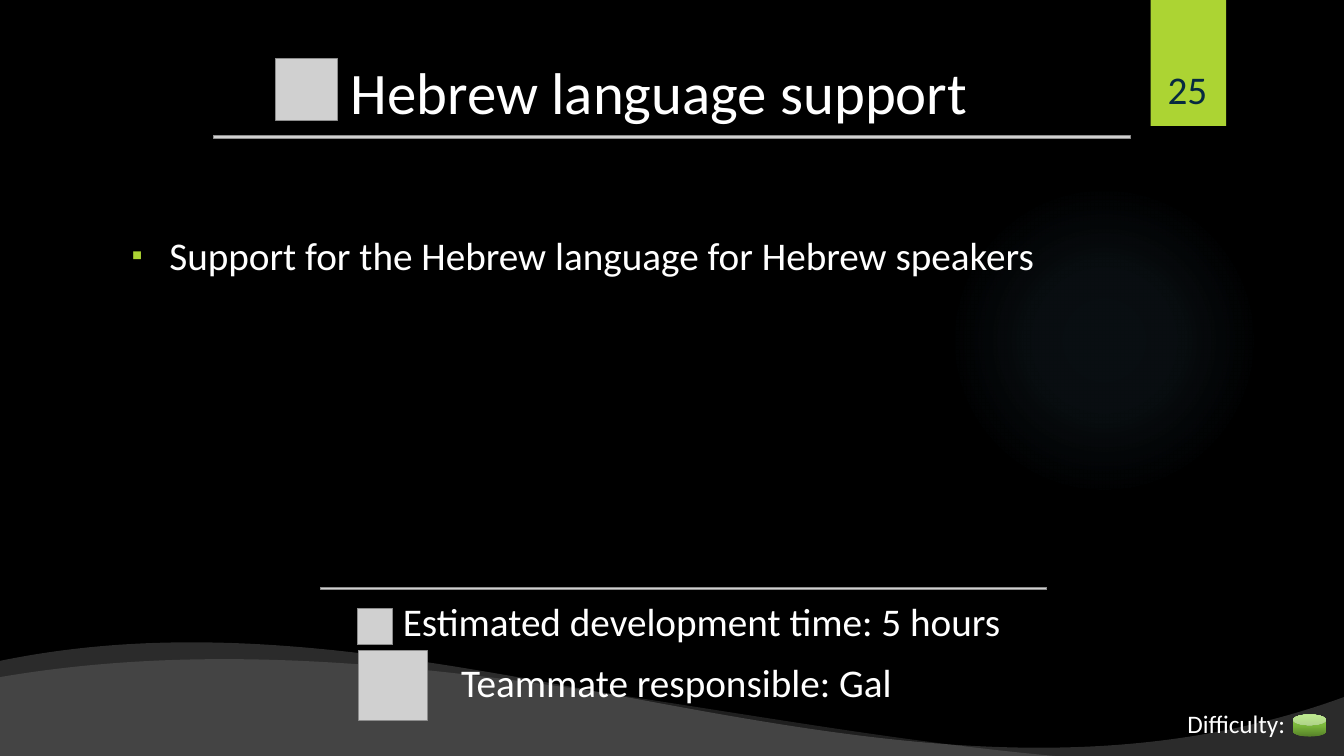
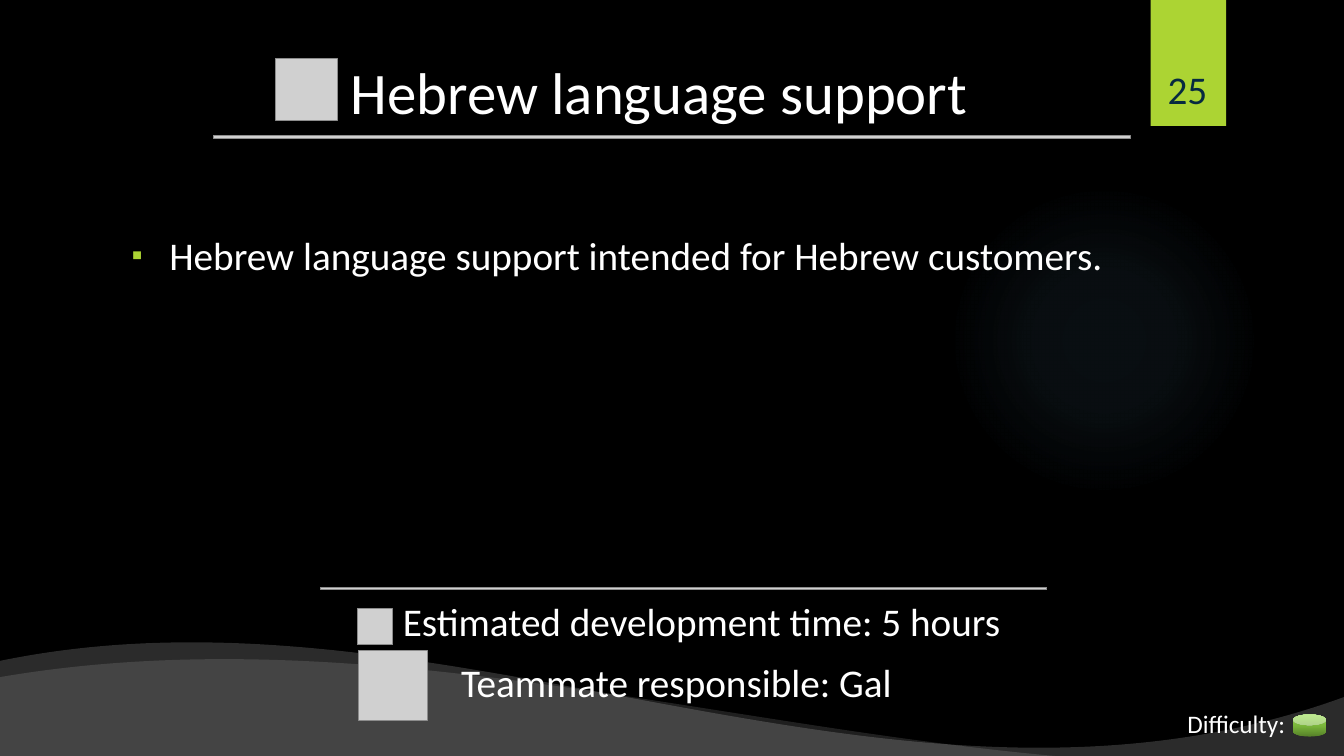
Before and after one commit to shiftlyapp/Shiftly, a slide deck: slide 25 of Backlog.pptx. Drawn at 1344x756 pixels with LibreOffice and Linux fonts; fonts in the diff are those of the drawing; grey boxes stand for pictures; background and template pictures are left out. Boxes give left, top, right and bottom in pixels: in the first picture for what was removed or moved away, otherwise in the second. Text is boxed around its words. In the diff, an @@ line names an element or a change of style, - is before the commit and + after.

```diff
--- a/Backlog.pptx
+++ b/Backlog.pptx
@@ text at box(169, 242, 1102, 277): text changed @@
-▪ Support for the Hebrew language for Hebrew speakers
+▪ Hebrew language support intended for Hebrew customers.
```
Also in this commit, not shown: 7 other slides changed.
